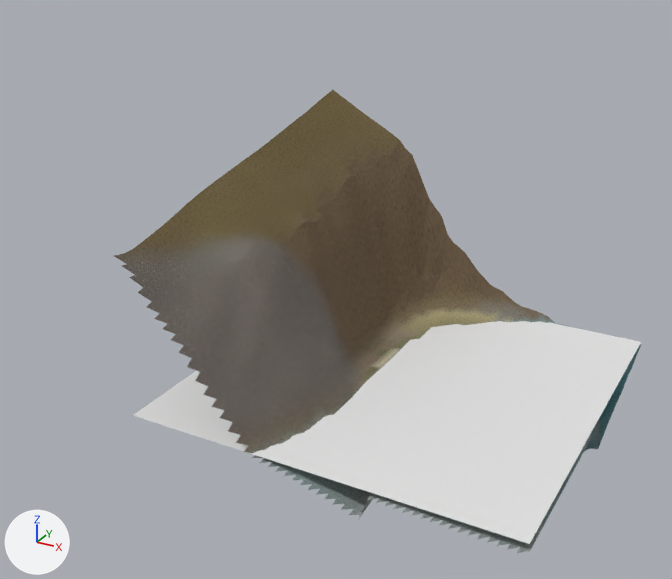
The glTF model eloria-assets/maps/continent-v2/ringholm/client/chunks/09_11/world.glb as it was, and as the next commit left it.
One viewpoint serves both versions: a 50 mm lens placed at (63.4, -320.9, 114.6), pointed at (-38.2, -136.2, 22.2). The axes (+X, +Y, +Z) are drawn at lower left. The lights are the same throughout. The picture after the commit comes second. Where no turn or scale is listed for an object, it has been applied to the vertices. Vertices at exactly the same position are counted once.

Objects in the first picture: 'AuthoredGround_ringholmBase_ringholm_09_11', 'Terrain_ringholm_09_11', 'Water_ringholm_09_11'.
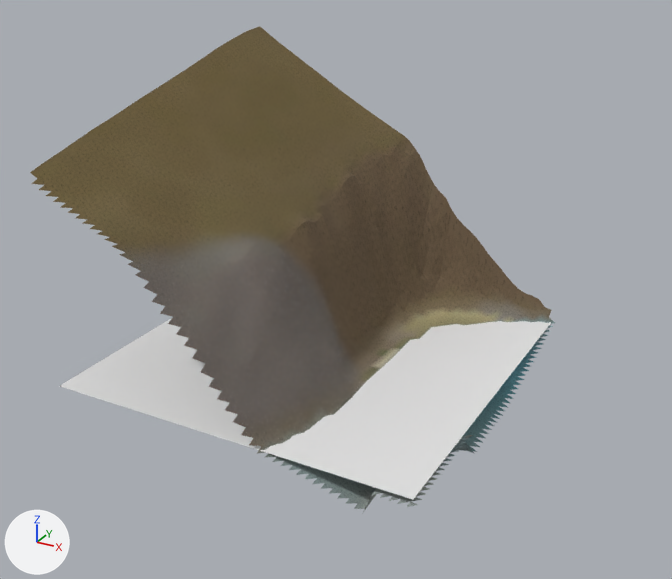
Where the change shows, as pixel boxes (x1, y1, x2, y2) in the pictures (672 x 579 px; the box of a moved part takes in the faces that stretch with it):
'AuthoredGround_ringholmBase_ringholm_09_11', reshaped: before (114, 92, 641, 553); after (31, 28, 555, 514)
'Water_ringholm_09_11', mesh moved: before (133, 321, 641, 544); after (60, 318, 551, 500)
'Terrain_ringholm_09_11', reshaped: before (331, 90, 641, 514); after (30, 27, 550, 507)
part 3 of me_authoredground_ringholmbase_ringholm_09_11, moved or reshaped (mostly hidden before): before (114, 255, 641, 553); after (31, 28, 551, 317)

The change, as a list of edits to the scene's bpy script:
```text
Change me_terrain_ringholm_09_11:
    used by ob_terrain_ringholm_09_11; location = (-2710.0, 6841.0, 0.0)
    remove me_terrain_ringholm_09_11.from_pydata(...)  # 2401 vertices, 4608 faces; spans x 2641.0..2737.0, y -7019.0..-6923.0, z -14.6..58.7
    add me_terrain_ringholm_09_11.from_pydata(...)  # 2401 vertices, 4608 faces; spans x 2615.0..2711.0, y -7017.0..-6921.0, z -7.7..74.6
    me_terrain_ringholm_09_11 part 1: 2401 of 2401 vertices moved; they spanned x 2641.0..2737.0, y -7019.0..-6923.0, z -14.6..58.7 and now span x 2615.0..2711.0, y -7017.0..-6921.0, z -7.7..74.6; mean shift (-26.0, 2.0, 16.9)
Change me_water_ringholm_09_11:
    used by ob_water_ringholm_09_11; location = (-2710.0, 6841.0, 0.0)
    remove me_water_ringholm_09_11.from_pydata(...)  # 4 vertices, 2 faces; spans x 2641.0..2737.0, y -7020.0..-6924.0, z 0.0
    add me_water_ringholm_09_11.from_pydata(...)  # 4 vertices, 2 faces; spans x 2616.0..2712.0, y -7018.0..-6922.0, z 0.0
    me_water_ringholm_09_11 part 2: the whole mesh is moved by (-25.0, 2.0, 0.0)
Change me_authoredground_ringholmbase_ringholm_09_11:
    used by ob_authoredground_ringholmbase_ringholm_09_11; location = (-2710.0, 6841.0, 0.0)
    remove me_authoredground_ringholmbase_ringholm_09_11.from_pydata(...)  # 2448 vertices, 4608 faces; spans x 2641.0..2737.0, y -7021.0..-6923.0, z -14.6..58.2
    add me_authoredground_ringholmbase_ringholm_09_11.from_pydata(...)  # 2496 vertices, 4608 faces; spans x 2615.0..2713.0, y -7019.0..-6921.0, z -8.6..74.5
    me_authoredground_ringholmbase_ringholm_09_11 part 3: 637 vertices removed from x 2641.0..2737.0, y -7021.0..-6923.0, z -14.6..40.5; 685 vertices added at x 2615.0..2711.0, y -7019.0..-6921.0, z 2.5..74.5
```
